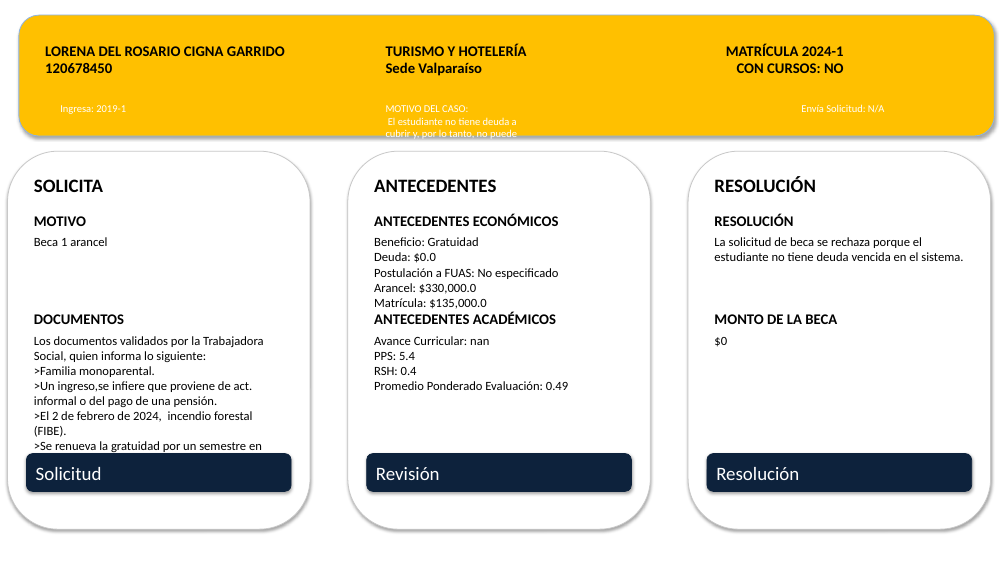
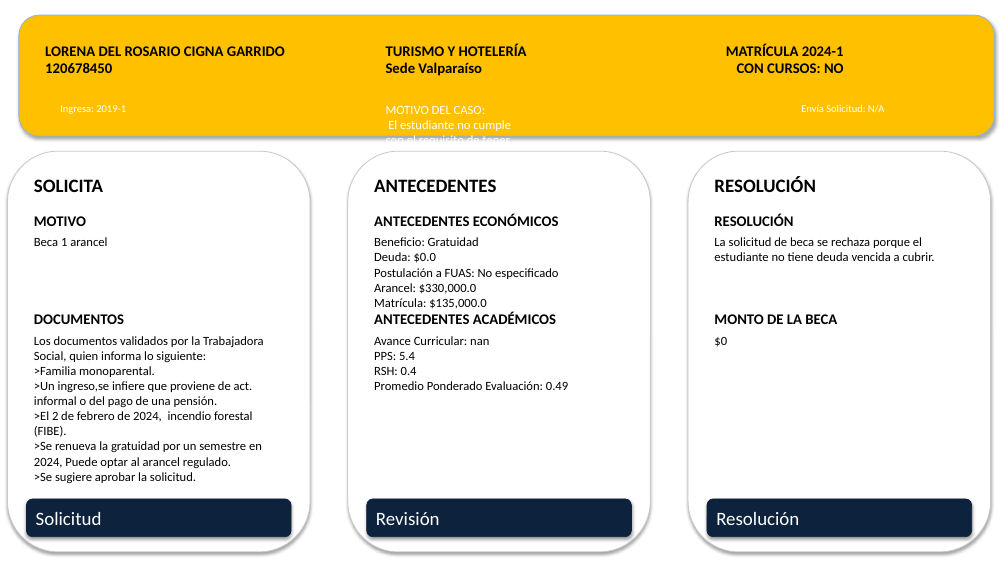
Before and after one commit to davidtroncosop/revdoc_ppt, a slide deck: slide 14 of propuestas_resolucion.pptx. Drawn at 1008x567 pixels with LibreOffice and Linux fonts; fonts in the diff are those of the drawing. Boxes give left, top, right and bottom in pixels: in the first picture for what was removed or moved away, otherwise in the second. Text is boxed around its words. In the diff, an @@ line names an element or a change of style, - is before the commit and + after.

```diff
--- a/propuestas_resolucion.pptx
+++ b/propuestas_resolucion.pptx
@@ text at [386, 106, 511, 163]: text changed; size 10 to 12 pt @@
-MOTIVO DEL CASO:
-El estudiante no tiene deuda a cubrir y, por lo tanto, no puede optar a la beca.
+MOTIVO DEL CASO:
+El estudiante no cumple con el requisito de tener deuda vencida.
@@ rounded rectangle: place and size @@
-rounded rectangle at [8, 151, 310, 529]
+rounded rectangle at [8, 151, 310, 552]
@@ rounded rectangle: place and size @@
-rounded rectangle at [348, 151, 650, 529]
+rounded rectangle at [348, 151, 650, 552]
@@ rounded rectangle: place and size @@
-rounded rectangle at [688, 151, 991, 529]
+rounded rectangle at [688, 151, 991, 552]
@@ text at [714, 237, 935, 261]: text changed @@
-La solicitud de beca se rechaza porque el estudiante no tiene deuda vencida en el sistema.
+La solicitud de beca se rechaza porque el estudiante no tiene deuda vencida a cubrir.
@@ 3 rounded rectangles: place and size @@
-3 rounded rectangles at [26, 454, 972, 492]
+3 rounded rectangles at [26, 499, 972, 537]
@@ text in rounded rectangle at [36, 512, 102, 525]: text added @@
+Solicitud
```
Also in this commit, not shown: 28 other slides changed, 2 other files.
